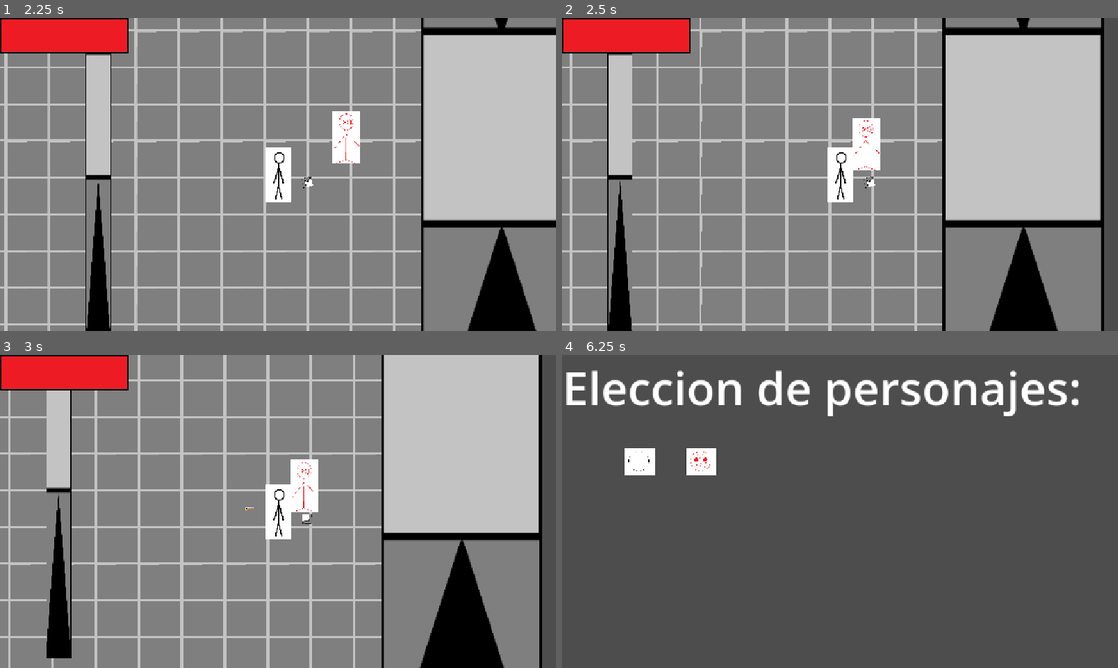
Above: before the commit, frames 1-4 (two rows, left to right).
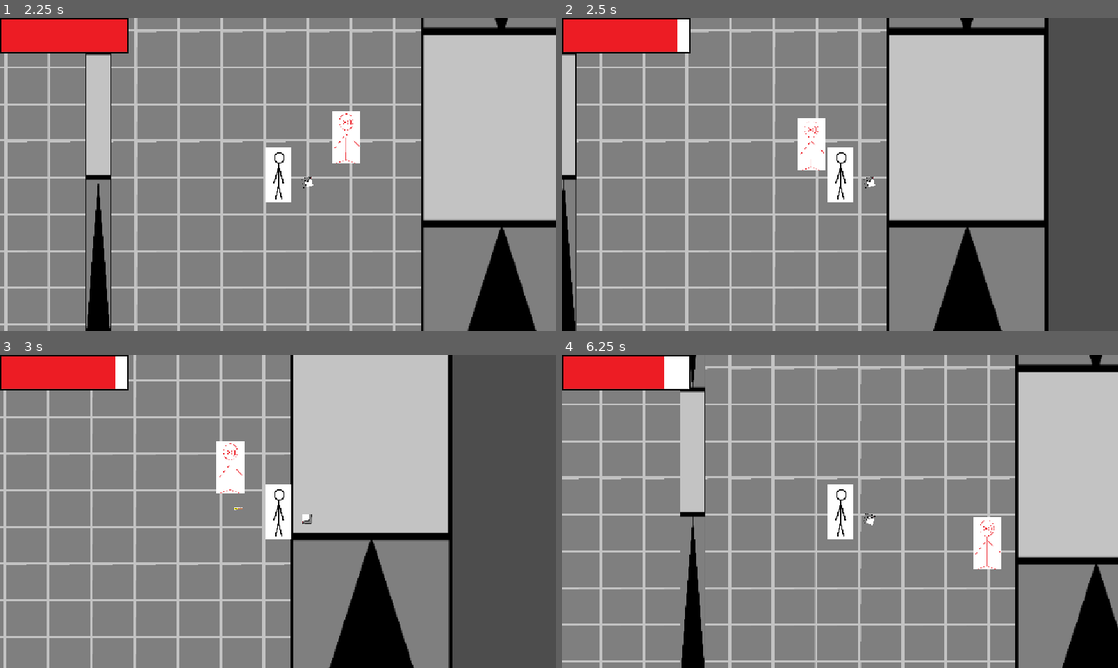
Above: after the commit, the same moments.

Repository: Operr-Omucc/bizo
Game: Godot game, scene res://Escenas/main_menu.tscn
Two runs of this game, one before a commit and one after it. Both use one fixed random seed, a clock stepped at 60 frames per second and the inputs below.
Inputs (mouse positions are in pixels of both pictures, inside the frame that each line leads up to):
- Up to frame 1 (2.25 s): click "Start" at 0.5 s; click (77, 124) at 1.25 s; move the mouse to (400, 158) at 2.02 s; hold D (Derecha) from 2.03 s (still down); tap Shift (Dash) at 2.1 s
- Up to frame 2 (2.5 s): keep holding D (Derecha)
- Up to frame 3 (3 s): move the mouse to (166, 527) at 2.77 s; release D (Derecha) at 2.78 s; hold S (Abajo) from 2.78 s (still down); click (166, 527) at 2.85 s
- Up to frame 4 (6.25 s): move the mouse to (895, 442) at 3.52 s; release S (Abajo) at 3.53 s; hold D (Derecha) 3.53-4.25 s; tap Shift (Dash) at 3.6, 5.85 s; click (862, 558) at 4.25 s, where only the run before the commit has a clickable "Start"; move the mouse to (812, 574) at 5.02 s; hold W (Arriba) 5.03-5.78 s; click (812, 574) at 5.1 s; move the mouse to (1006, 558) at 5.77 s; hold A (Izquierda) from 5.78 s (still down)

Frame 1 is identical in both runs. In frame 2, 34% of the frame differs, in the area x 0-98%, y 0-100%; in frame 3, 40%; in frame 4, 99%, in the area x 0-100%, y 0-100%.

Commit message:
Fixes
vida arreglada, ahora la barra se achica cuando el jugador pierde vida, el jugador ahora tiene I-Frames de un segundo cuando el enemigo le hace daño

Diff:
--- a/Escenas/enemigo.tscn
+++ b/Escenas/enemigo.tscn
@@ -11,8 +11,8 @@
 
 [node name="Enemigo" type="CharacterBody2D"]
 scale = Vector2(0.233266, 0.282042)
-collision_layer = 3
-collision_mask = 3
+collision_layer = 2
+collision_mask = 0
 script = ExtResource("1_24lda")
 
 [node name="NavigationAgent2D" type="NavigationAgent2D" parent="."]
--- a/Escenas/moneda.tscn
+++ b/Escenas/moneda.tscn
@@ -10,6 +10,8 @@
 radius = 44.0
 
 [node name="Moneda" type="StaticBody2D"]
+collision_layer = 2
+collision_mask = 0
 script = ExtResource("1_n1bbm")
 
 [node name="CollisionShape2D" type="CollisionShape2D" parent="."]
--- a/Personajes/personaje.tscn
+++ b/Personajes/personaje.tscn
@@ -29,7 +29,6 @@
 offset_top = -654.0
 offset_right = -1028.0
 offset_bottom = -603.0
-value = 100.0
 texture_under = ExtResource("3_0o1n1")
 texture_over = ExtResource("4_i3p7x")
 texture_progress = ExtResource("5_y2j6e")
--- a/Scripts/enemigo.gd
+++ b/Scripts/enemigo.gd
@@ -3,6 +3,7 @@
 @onready var target = get_tree().get_nodes_in_group("personaje")
 @onready var coin=preload("res://Escenas/moneda.tscn")
 
+var cooldown=true
 var speed=150
 
 func _ready() -> void:
@@ -18,11 +19,14 @@
 #Funcion para eliminar personaje + deteccion de colision con bala
 func _on_area_2d_body_entered(body):
 	if body.is_in_group("personaje"):
-		if body.health > 0:
+		if body.health > 0 && cooldown:
 			var currentWave = 100
-			var maxPercentage = currentWave * 0.9
-			body.health = maxPercentage - body.health
-		elif body.health < 0:
+			var maxPercentage = currentWave * 0.1
+			body.health =  body.health - maxPercentage
+			cooldown = false
+			await get_tree().create_timer(1.00).timeout #tiempo de invulnerabilidad del jugador
+			cooldown = true
+		elif body.health < 1:
 			get_tree().call_deferred("change_scene_to_file","res://Escenas/main_menu.tscn")
 	elif body.is_in_group("bala"):
 		var coin_instance = coin.instantiate()
--- a/Scripts/personaje.gd
+++ b/Scripts/personaje.gd
@@ -20,6 +20,7 @@
 	velocity = direccion * speed
 	if Input.is_action_just_pressed("Dash") && cooldown:
 		start_dash()
+	healthBar.value = health
 	#is_mouse_left()
 	move_and_slide()
 
